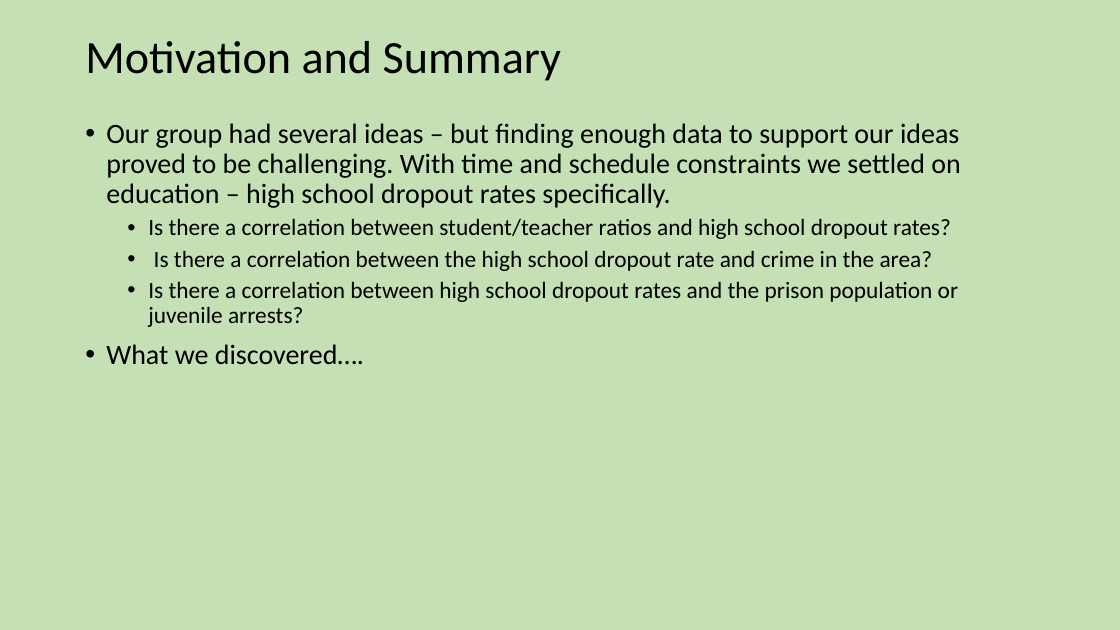
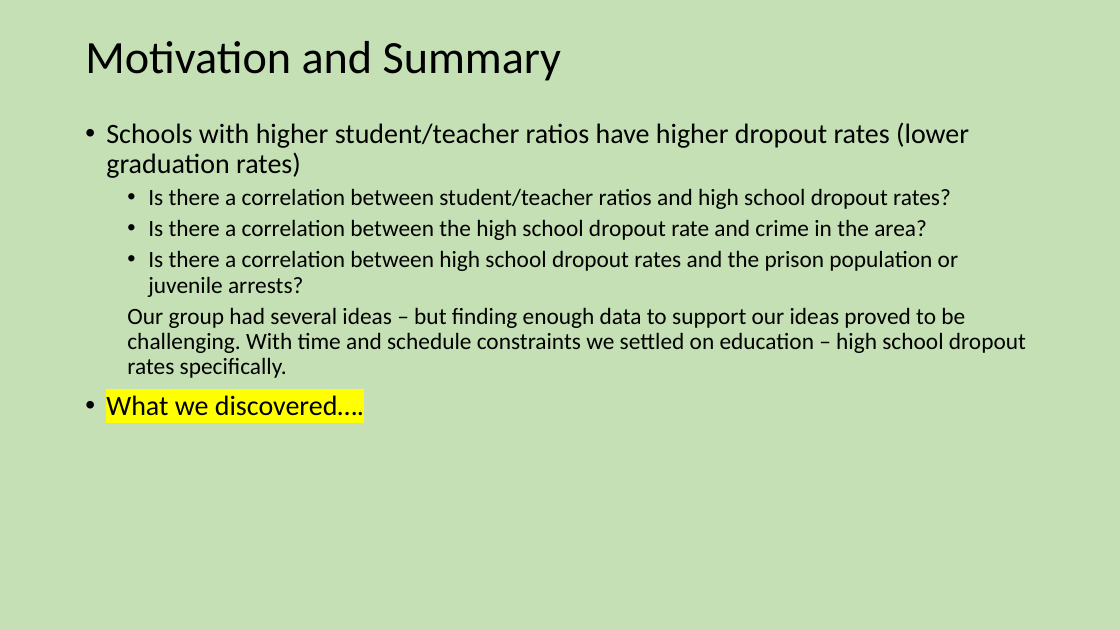
Before and after one commit to SSMDFW/project_1_team_1, a slide deck: slide 3 of Presentation.pptx (slide 2 before the commit). Drawn at 1120x630 pixels with LibreOffice and Linux fonts; fonts in the diff are those of the drawing. Boxes give left, top, right and bottom in pixels: in the first picture for what was removed or moved away, otherwise in the second. Text is boxed around its words. In the diff, an @@ line names an element or a change of style, - is before the commit and + after.

```diff
--- a/Presentation.pptx
+++ b/Presentation.pptx
@@ text at bbox=[106, 122, 969, 178]: text changed @@
-• Our group had several ideas – but finding enough data to support our ideas proved to be challenging. With time and schedule constraints we settled on education – high school dropout rates specifically.
+• Schools with higher student/teacher ratios have higher dropout rates (lower graduation rates)
@@ text at bbox=[127, 307, 1026, 378]: paragraph added @@
+  Our group had several ideas – but finding enough data to support our ideas proved to be challenging. With time and schedule constraints we settled on education – high school dropout rates specifically.
@@ text at bbox=[106, 395, 364, 416]: highlight none to #FFFF00 in "What we discovered…." @@
```
Also in this commit, not shown: 1 other slide changed, 1 slide added, 1 other file.
